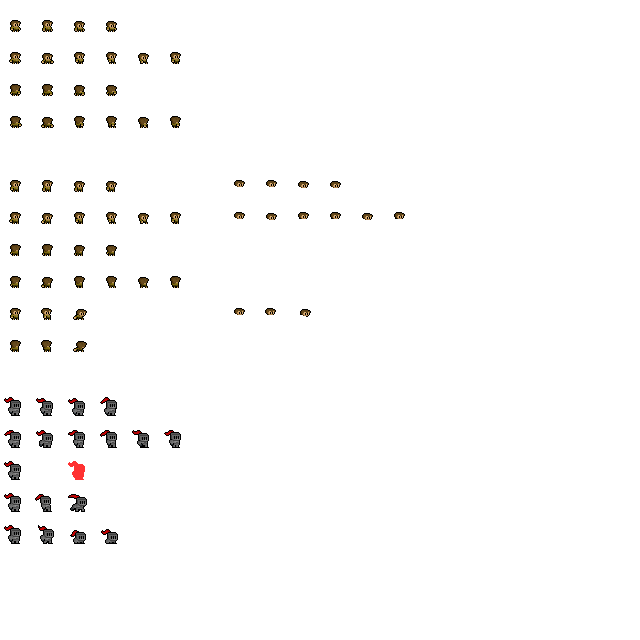
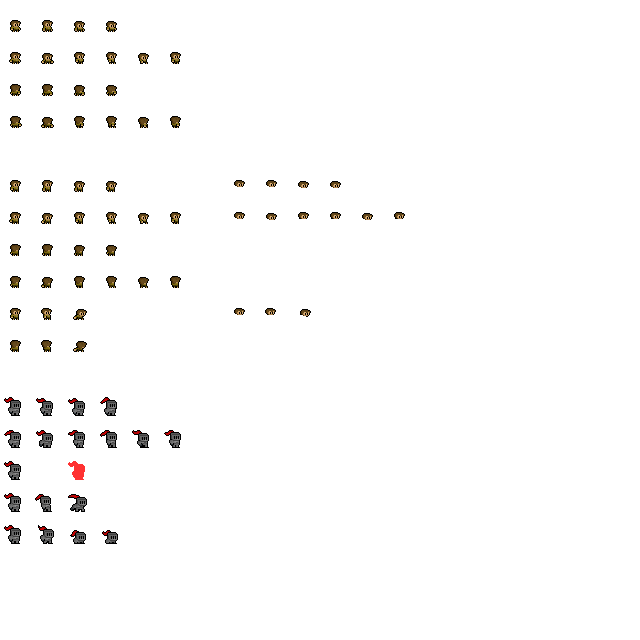
Revision of a layered w=640, h=640 image; what changed, layer by layer:
pixels changed over [101, 529, 109, 536] (layer not identified)